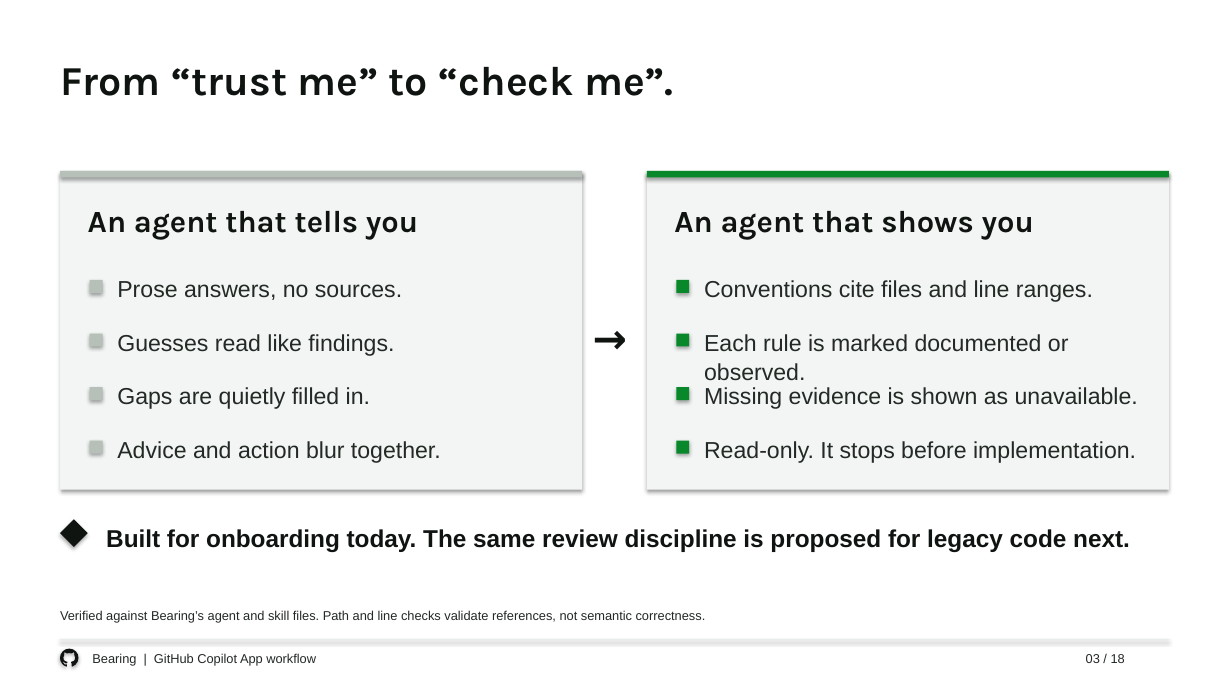
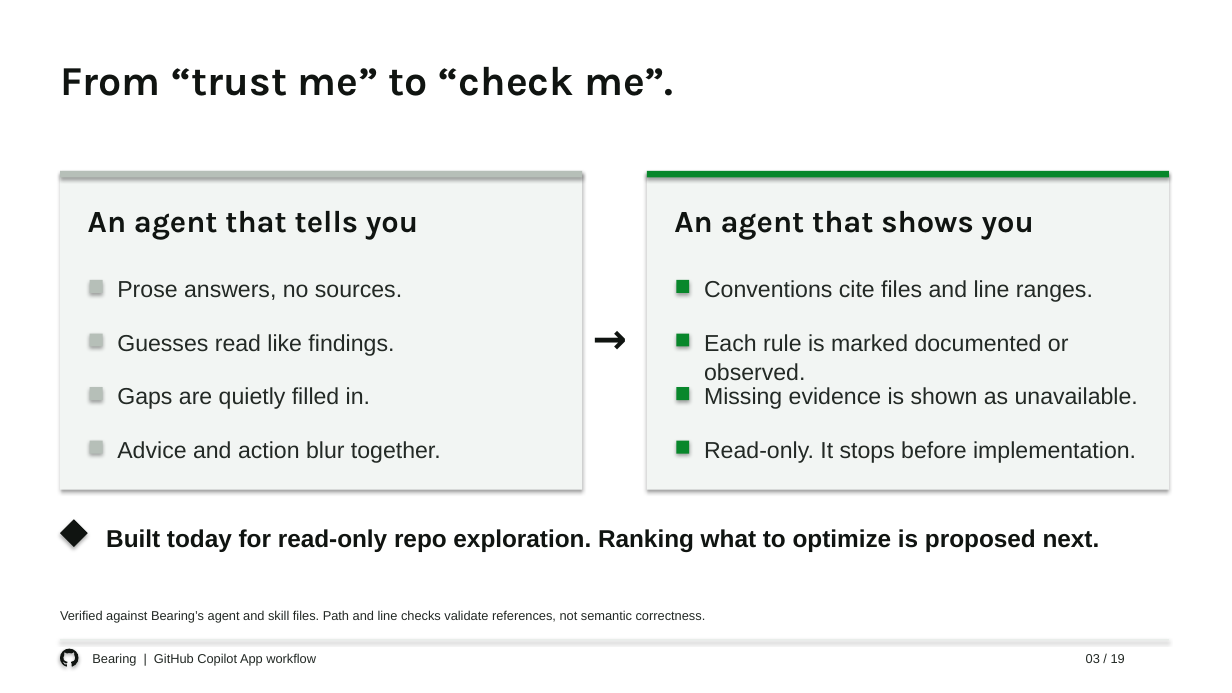
Before and after one commit to eltyagi/bearingV2, a slide deck: slide 3 of submission/bearing-enterprise-deck.pptx. Drawn at 1232x693 pixels with LibreOffice and Linux fonts; fonts in the diff are those of the drawing. Boxes give left, top, right and bottom in pixels: in the first picture for what was removed or moved away, otherwise in the second. Text is boxed around its words. In the diff, an @@ line names an element or a change of style, - is before the commit and + after.

```diff
--- a/submission/bearing-enterprise-deck.pptx
+++ b/submission/bearing-enterprise-deck.pptx
@@ text at <box>106,529,1100,552</box>: text changed @@
-Built for onboarding today. The same review discipline is proposed for legacy code next.
+Built today for read-only repo exploration. Ranking what to optimize is proposed next.
@@ text at <box>1086,654,1125,663</box>: text changed @@
-03 / 18
+03 / 19
```
Also in this commit, not shown: 17 other slides changed, 1 slide added, 2 other files.
